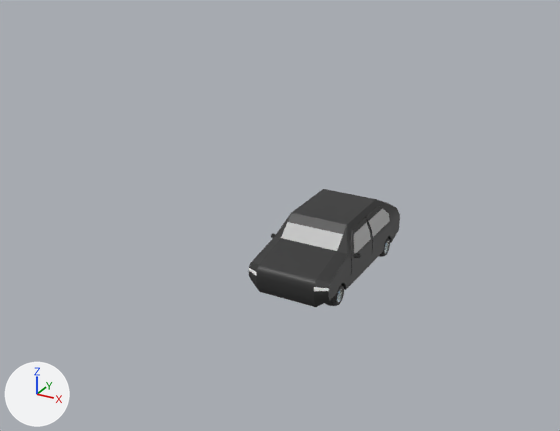
Renders of the FBX model HES/Assets/Models/MC car.fbx from each side of a commit.
Both versions are drawn from a 50 mm camera at (0.132, -0.284, 0.16) aimed at (-0.015, -0.016, 0.026). The lights are fixed; the arrows at lower left show +X, +Y and +Z. Where no turn or scale is listed for an object, it has been applied to the vertices.

In view in the first picture: 'BackWheelL', 'FrontDoorL2', 'FrontWheelL'.
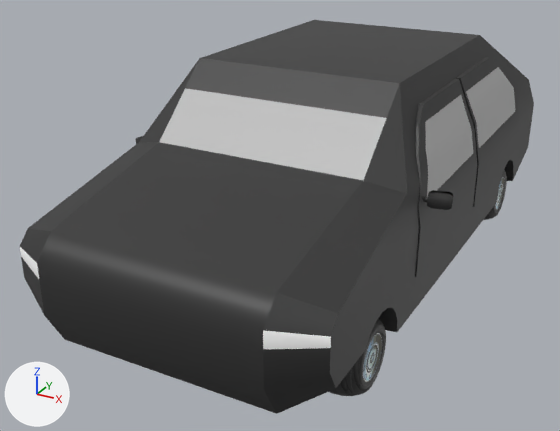
Changed parts and their boxes (x1, y1, x2, y2) in the pictures (560 x 431 px):
'car', added: after (20, 20, 534, 414)
    faces in mat_black (black #323232): (20, 20, 534, 414)
    faces in mat_lambert1 (grey #bcbcbc): (160, 67, 515, 197)
    faces in mat_white (white #ffffff): (20, 247, 331, 349)
'FrontDoorL2', deleted: before (249, 189, 400, 307)
    faces in mat_black (black #323232): (249, 189, 400, 307)
    faces in mat_lambert1 (grey #bcbcbc): (281, 209, 390, 253)
'FrontWheelL', reshaped, moved: before (325, 285, 344, 306); after (329, 318, 386, 396)
'BackWheelL', reshaped, moved: before (379, 238, 390, 257); after (484, 170, 507, 220)

What the commit changed:
me_mesh_003 has 442 vertices, 460 faces and spans x -0.00366..0.00366, y -0.00515..0.00515, z -0.00515..0.00515.
me_mesh_003 is used by ob_backwheell; location (0.015, 0.027, 0.0006).
me_mesh_003 part 1: the whole mesh is multiplied about its middle by the matrix ((2.883, 0.0, 0.0), (0.0, 2.883, 0.0), (0.0, 0.0, 2.883)).
me_mesh has 442 vertices, 460 faces and spans x -0.00366..0.00366, y -0.00515..0.00515, z -0.00515..0.00515.
me_mesh is used by ob_frontwheell; location (0.015, -0.0251, 0.0006).
me_mesh part 2: the whole mesh is multiplied about its middle by the matrix ((2.883, 0.0, 0.0), (0.0, 2.883, 0.0), (0.0, 0.0, 2.883)).
Mesh me_mesh_001_1 is new.
It has 533 vertices, 578 faces and spans x -0.067..0.067, y -0.13..0.13, z -0.042..0.042.
Faces by material slot: [556, 18, 2, 2].
It uses material mat_black (black #323232).
It uses material mat_lambert1 (grey #bcbcbc).
It uses material mat_red (red #ff0000).
It uses material mat_white (white #ffffff).
Object 'FrontDoorL2' (ob_frontdoorl2) is deleted.
Object 'BackWheelL' (ob_backwheell) moves from (0.015, 0.027, 0.0006) to (0.0459, 0.081, 0.0157).
Object 'FrontWheelL' (ob_frontwheell) moves from (0.015, -0.0251, 0.0006) to (0.0459, -0.0819, 0.0157).
Object 'car' (ob_car) is new; it shows me_mesh_001_1.
Its location is (0.0004, 0.0015, 0.0527).
